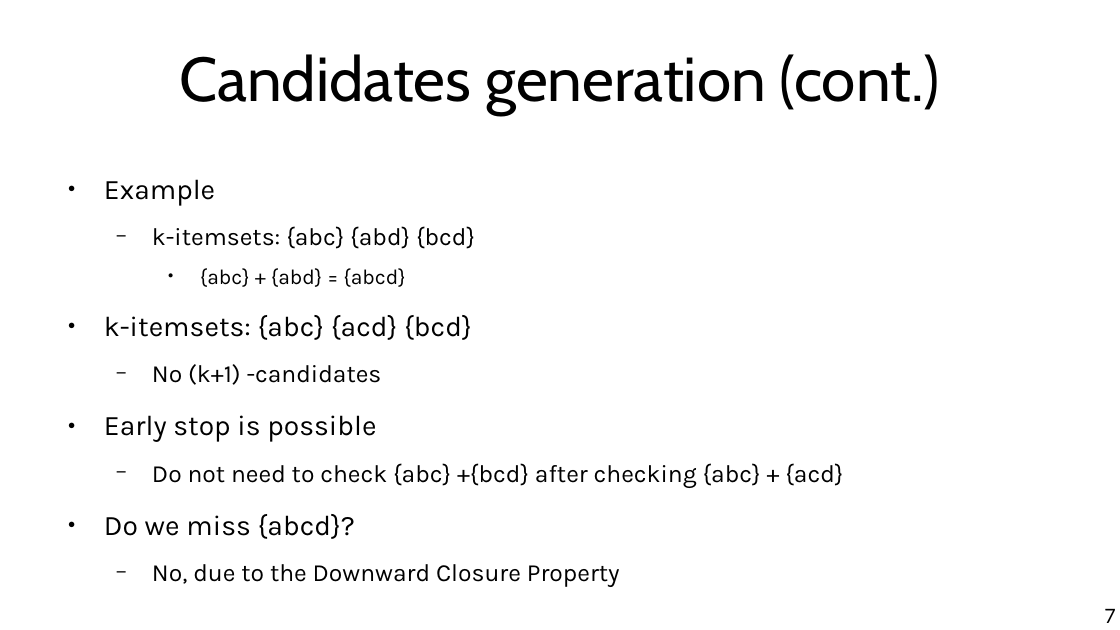
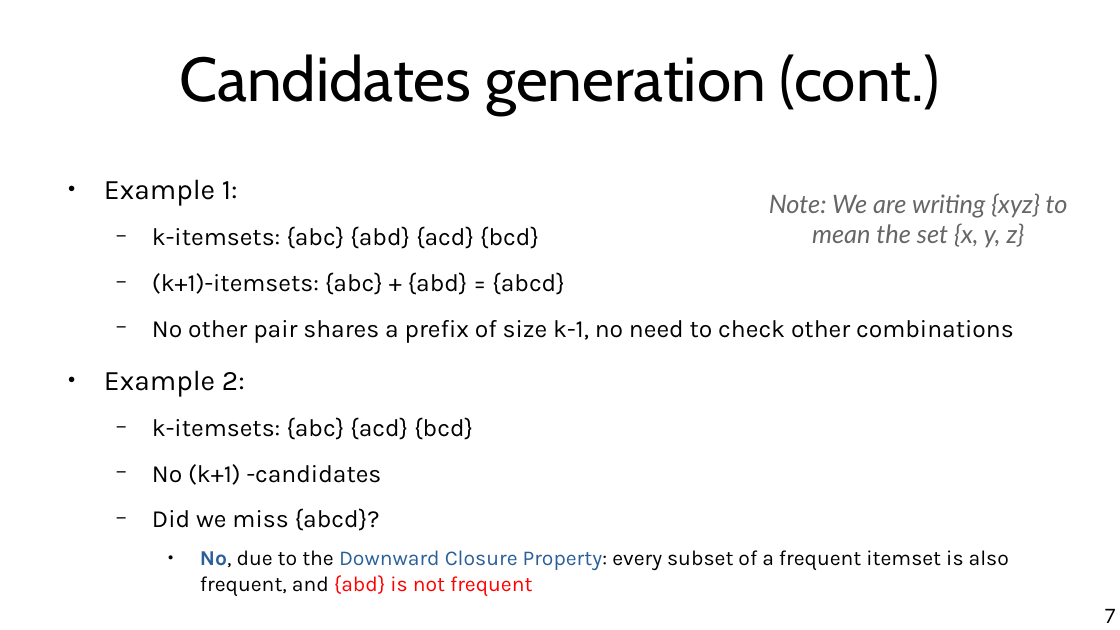
Before and after one commit to marco-calautti/data-mining-course, a slide deck: slide 7 of theory/odp/tt14_improved_rules_mining.odp. Drawn at 1120x630 pixels with LibreOffice and Linux fonts; fonts in the diff are those of the drawing. Boxes give left, top, right and bottom in pixels: in the first picture for what was removed or moved away, otherwise in the second. Text is boxed around its words. In the diff, an @@ line names an element or a change of style, - is before the commit and + after.

```diff
--- a/theory/odp/tt14_improved_rules_mining.odp
+++ b/theory/odp/tt14_improved_rules_mining.odp
@@ text at [104,179,1014,397]: text changed @@
-● Example
-  − k-itemsets: {abc} {abd} {bcd}
-    ● {abc} + {abd} = {abcd}
+● Example 1:
+  − k-itemsets: {abc} {abd} {acd} {bcd}
+  − (k+1)-itemsets: {abc} + {abd} = {abcd}
+  − No other pair shares a prefix of size k-1, no need to check other combinations
+● Example 2:
@@ text added at [769,193,1068,248], 18 pt, text #666666, italic @@
+Note: We are writing {xyz} to mean the set {x, y, z}
@@ text at [152,417,473,440]: size 20 to 17.5 pt in "k-itemsets: {abc} {acd} {bcd}"; bullet ● to −; list level 1 to 2 in "k-itemsets: {abc} {acd} {bcd}" @@
@@ text at [152,508,1009,596]: text changed; size 17.5 to 15 pt @@
-● Early stop is possible
-  − Do not need to check {abc} +{bcd} after checking {abc} + {acd}
-● Do we miss {abcd}?
-  − No, due to the Downward Closure Property
+  − Did we miss {abcd}?
+    ● No, due to the Downward Closure Property: every subset of a frequent itemset is also frequent, and {abd} is not frequent
```
Also in this commit, not shown: 10 other slides changed, 2 slides added, 6 other files.
